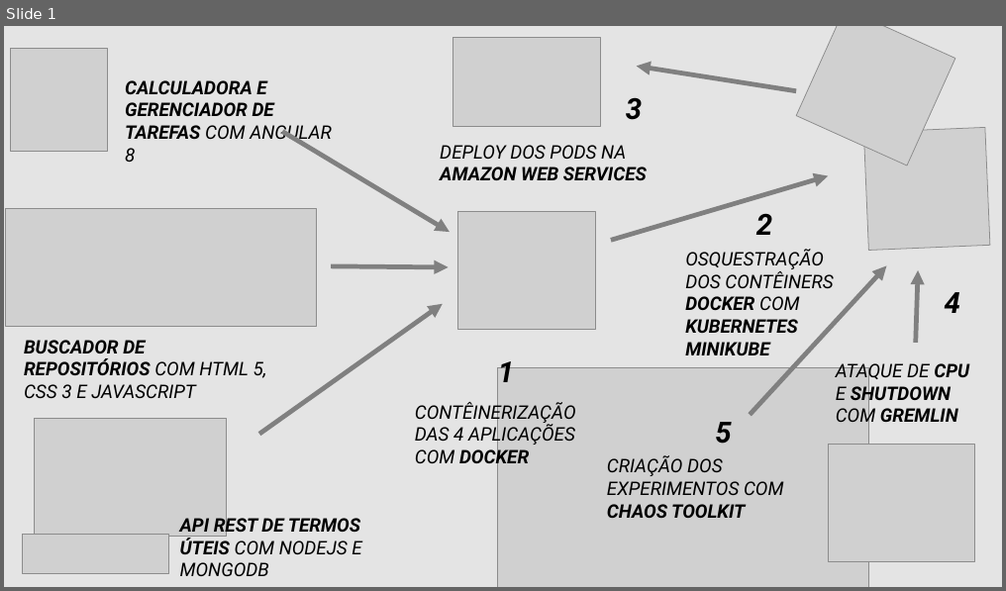
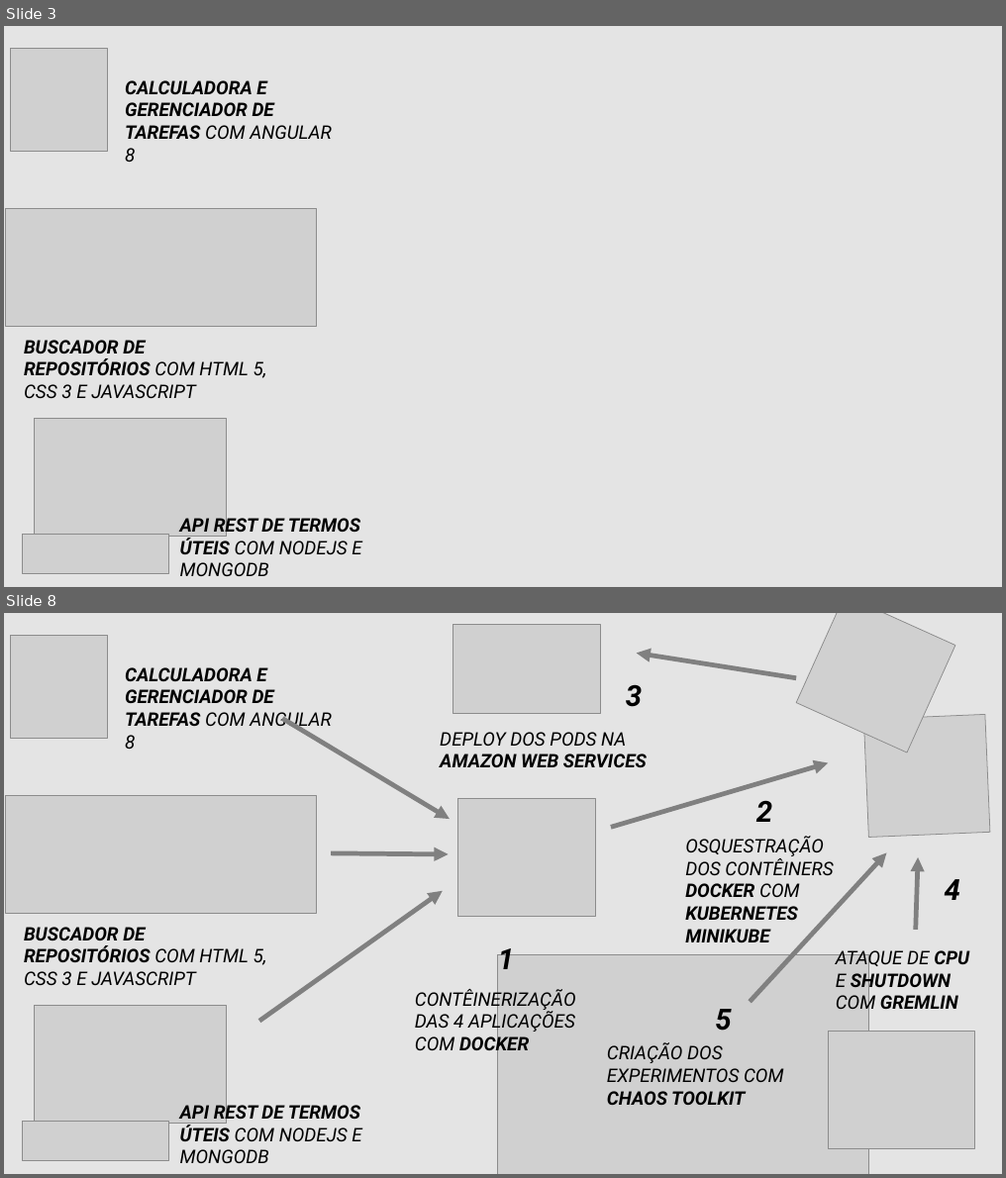
Before and after one commit to TCC-Chaos-Engineering/docs-chaos-engineering, a slide deck: docs/Diagramas e Telas/Gerais/Diagrama Projeto Chaos.pptx. Shown one above the other, each under a label of ours: slide 1 before the commit, slides 3 and 8 after it; the slides between them are not shown. The pictures are 1006x591 and 1006x1178 pixels, drawn with LibreOffice and Linux fonts; fonts in the diff are those of the drawing; grey boxes stand for pictures. Boxes give left, top, right and bottom in pixels: in the first picture for what was removed or moved away, otherwise in the second. Text is boxed around its words. In the diff, an @@ line names an element or a change of style, - is before the commit and + after.

```diff
--- a/docs/Diagramas e Telas/Gerais/Diagrama Projeto Chaos.pptx
+++ b/docs/Diagramas e Telas/Gerais/Diagrama Projeto Chaos.pptx
@@ slide 3 added at (4, 26, 1002, 587), background #D9D9D9 at 70% opacity @@
@@ picture added at (10, 49, 107, 152) @@
@@ text added at (125, 80, 332, 162), 18 pt, text #000000, bold, italic @@
+CALCULADORA E GERENCIADOR DE TAREFAS COM ANGULAR 8
@@ picture added at (6, 209, 317, 326) @@
@@ text added at (24, 340, 267, 398), 18 pt, text #000000, italic @@
+BUSCADOR DE REPOSITÓRIOS COM HTML 5, CSS 3 E JAVASCRIPT
@@ picture added at (34, 419, 227, 537) @@
@@ text added at (180, 515, 361, 576), 18 pt, text #000000, bold, italic @@
+API REST DE TERMOS ÚTEIS COM NODEJS E MONGODB
@@ picture added at (22, 534, 168, 574) @@
@@ what was slide 1 is now slide 8 @@
```
Also in this commit, not shown: 6 other slides added, 1 other file.
